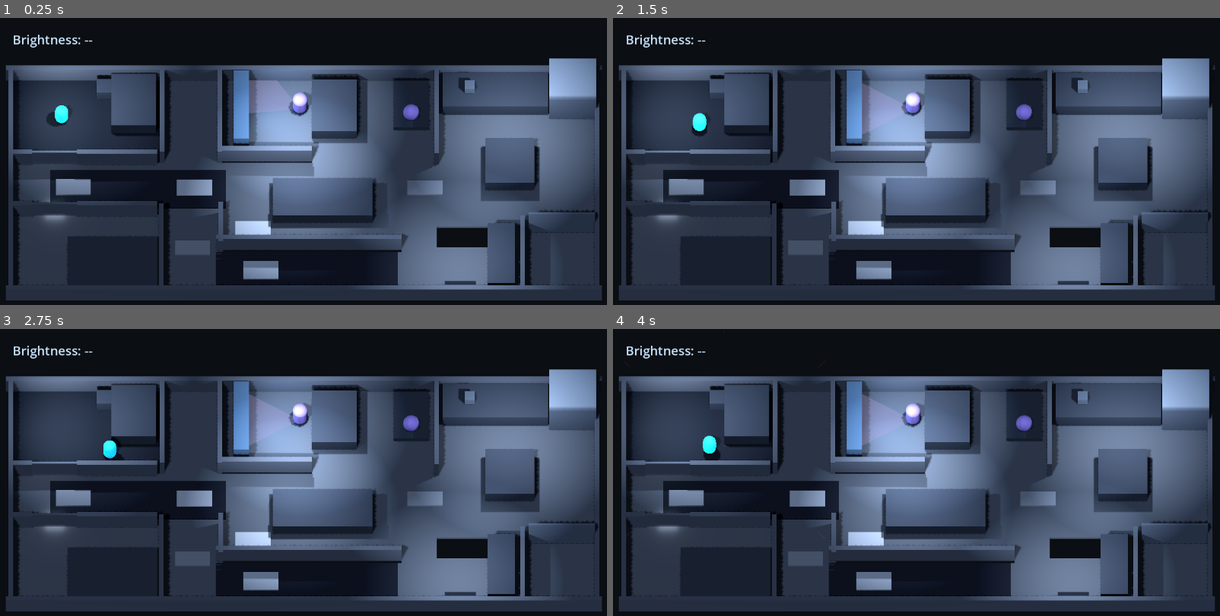
Above: before the commit, frames 1-4 (two rows, left to right).
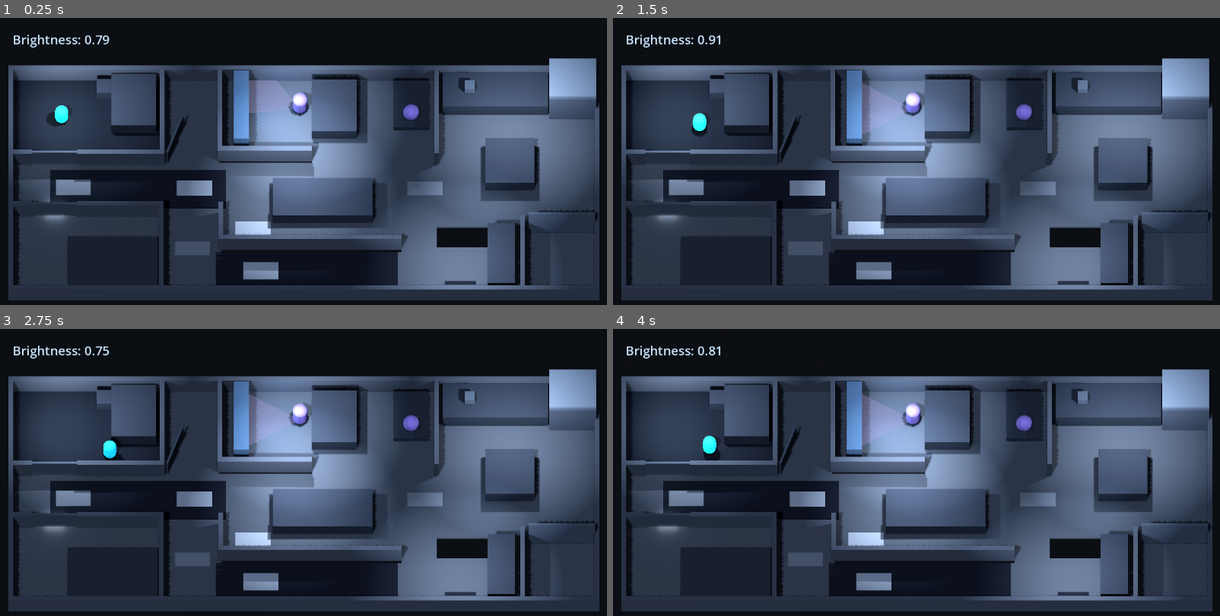
Above: after the commit, the same moments.

Repository: mrglass86/gmtk-gamejam-2026
Game: Godot game, scene res://scenes/Main.tscn
Same seed, same stepped clock (60 frames per second), same inputs: the game is played once before the commit and once after it.
Inputs:
- Up to frame 1 (0.25 s): no input
- Up to frame 2 (1.5 s): hold D (move_right) 0.53-1.28 s; hold E (interact) 0.53-1.28 s; hold S (move_back) from 1.28 s (still down); tap Shift (run) at 1.35 s
- Up to frame 3 (2.75 s): release S (move_back) at 2.03 s; hold D (move_right) from 2.03 s (still down); hold E (interact) from 2.03 s (still down)
- Up to frame 4 (4 s): release D (move_right) at 2.78 s; release E (interact) at 2.78 s; hold W (move_forward) 2.78-3.53 s; tap Shift (run) at 2.85 s; tap Enter at 3.5 s; hold A (move_left) from 3.53 s (still down); hold E (interact) from 3.53 s (still down)

The runs differ from the first frame. In frame 1, 0.6% of the frame differs, in the area x 0-100%, y 6-99%; in frame 2, 0.6%; in frame 3, 0.6%; in frame 4, 0.6%.

Commit message:
Fix A4.1 playtest regressions

Diff:
--- a/game/scenes/Main.tscn
+++ b/game/scenes/Main.tscn
@@ -1,9 +1,9 @@
-[gd_scene load_steps=28 format=3]
+[gd_scene load_steps=25 format=3]
 
 [ext_resource type="Script" path="res://scripts/Main.gd" id="1_main"]
 [ext_resource type="Script" path="res://scripts/LevelBuilder.gd" id="2_level"]
 [ext_resource type="Script" path="res://scripts/CameraRig.gd" id="3_camera"]
-[ext_resource type="Script" path="res://scripts/AgentStub.gd" id="4_agent"]
+[ext_resource type="Script" path="res://scripts/Pet.gd" id="4_pet"]
 [ext_resource type="Script" path="res://scripts/BrightnessReadout.gd" id="5_readout"]
 [ext_resource type="Script" path="res://scripts/Player.gd" id="6_player"]
 [ext_resource type="Script" path="res://scripts/NoiseIndicatorManager.gd" id="7_indicator_manager"]
@@ -65,15 +65,6 @@
 albedo_color = Color(0.44, 0.47, 0.51, 1)
 roughness = 0.9
 
-[sub_resource type="BoxShape3D" id="BedroomDoorShape"]
-size = Vector3(2.3, 1.2, 0.12)
-
-[sub_resource type="BoxShape3D" id="FridgeDoorShape"]
-size = Vector3(2.4, 2.1, 0.12)
-
-[sub_resource type="BoxShape3D" id="PantryDoorShape"]
-size = Vector3(3.4, 2.0, 0.12)
-
 [sub_resource type="SphereMesh" id="SnackMesh"]
 radius = 0.25
 height = 0.5
@@ -112,50 +103,49 @@
 enabled = true
 
 [node name="CreakTeacher" parent="Level" instance=ExtResource("8_noise_surface")]
-position = Vector3(-11.8, 0.06, -0.05)
+position = Vector3(-11.8, 0.02, -0.05)
 loudness_multiplier = 3.0
 surface_size = Vector2(1.8, 0.9)
 surface_group = &"surface_creaky"
 surface_color = Color(0.607843, 0.627451, 0.647059, 1)
 
 [node name="CreakKitchen" parent="Level" instance=ExtResource("8_noise_surface")]
-position = Vector3(6.2, 0.06, 0.0)
+position = Vector3(6.2, 0.0, 0.0)
 loudness_multiplier = 3.0
 surface_size = Vector2(1.8, 0.8)
 surface_group = &"surface_creaky"
 surface_color = Color(0.607843, 0.627451, 0.647059, 1)
 
 [node name="CreakAdult" parent="Level" instance=ExtResource("8_noise_surface")]
-position = Vector3(-5.7, 0.06, 3.5)
+position = Vector3(-5.7, 0.0, 3.5)
 loudness_multiplier = 3.0
 surface_size = Vector2(1.8, 0.8)
 surface_group = &"surface_creaky"
 surface_color = Color(0.607843, 0.627451, 0.647059, 1)
 
 [node name="ToyHallRug" parent="Level" instance=ExtResource("8_noise_surface")]
-position = Vector3(-5.6, 0.06, 0.0)
+position = Vector3(-5.6, 0.02, 0.0)
 loudness_multiplier = 4.0
 surface_size = Vector2(1.8, 0.9)
 surface_group = &"surface_toys"
 surface_color = Color(0.768627, 0.788235, 0.807843, 1)
 
 [node name="ToyDining" parent="Level" instance=ExtResource("8_noise_surface")]
-position = Vector3(-2.6, 0.06, 2.4)
+position = Vector3(-2.6, 0.0, 2.4)
 loudness_multiplier = 4.0
 surface_size = Vector2(1.8, 0.9)
 surface_group = &"surface_toys"
 surface_color = Color(0.768627, 0.788235, 0.807843, 1)
 
 [node name="ToyCarpet" parent="Level" instance=ExtResource("8_noise_surface")]
-position = Vector3(-2.2, 0.06, 4.8)
+position = Vector3(-2.2, 0.0, 4.8)
 loudness_multiplier = 4.0
 surface_size = Vector2(1.8, 1.0)
 surface_group = &"surface_toys"
 surface_color = Color(0.768627, 0.788235, 0.807843, 1)
 
-[node name="Player" type="CharacterBody3D" parent="."]
+[node name="Player" type="CharacterBody3D" parent="." groups=["player"]]
 position = Vector3(-12.4, 0.6, -4.0)
-groups = ["player"]
 script = ExtResource("6_player")
 
 [node name="Capsule" type="MeshInstance3D" parent="Player"]
@@ -204,7 +194,7 @@
 
 [node name="Pet" type="Node3D" parent="."]
 position = Vector3(5.5, 0.42, -4.2)
-script = ExtResource("4_agent")
+script = ExtResource("4_pet")
 
 [node name="Body" type="MeshInstance3D" parent="Pet"]
 mesh = SubResource("SphereMesh_pet")
@@ -233,10 +223,6 @@
 mesh = SubResource("DoorPanelMesh")
 material_override = SubResource("DoorPanelMaterial")
 
-[node name="CollisionShape3D" type="CollisionShape3D" parent="Fridge/DoorVisual"]
-position = Vector3(1.2, 1.05, 0)
-shape = SubResource("FridgeDoorShape")
-
 [node name="Pantry" type="Node3D" parent="."]
 position = Vector3(13.2, 0.0, 2.5)
 script = ExtResource("9_door")
@@ -252,10 +238,6 @@
 mesh = SubResource("DoorPanelMesh")
 material_override = SubResource("DoorPanelMaterial")
 
-[node name="CollisionShape3D" type="CollisionShape3D" parent="Pantry/DoorVisual"]
-position = Vector3(1.7, 1.0, 0)
-shape = SubResource("PantryDoorShape")
-
 [node name="BedroomDoor" type="Node3D" parent="."]
 position = Vector3(-12.75, 0.0, -1.5)
 script = ExtResource("9_door")
@@ -269,10 +251,6 @@
 scale = Vector3(2.3, 1.2, 0.12)
 mesh = SubResource("DoorPanelMesh")
 material_override = SubResource("DoorPanelMaterial")
-
-[node name="CollisionShape3D" type="CollisionShape3D" parent="BedroomDoor/DoorVisual"]
-position = Vector3(1.15, 0.6, 0)
-shape = SubResource("BedroomDoorShape")
 
 [node name="Snack" type="Node3D" parent="."]
 position = Vector3(13.5, 0.3, 0.0)
--- a/game/scripts/LevelBuilder.gd
+++ b/game/scripts/LevelBuilder.gd
@@ -56,22 +56,24 @@
 
 
 func _build_walls() -> void:
-	_add_wall("NorthWall", Vector3(0.0, wall_height * 0.5, -6.4), Vector3(30.5, wall_height, wall_thickness))
-	_add_wall("SouthWall", Vector3(0.0, wall_height * 0.5, 6.4), Vector3(30.5, wall_height, wall_thickness))
+	_add_wall("NorthWall", Vector3(0.0, wall_height * 0.5, -6.4), Vector3(30.25, wall_height, wall_thickness))
+	_add_wall("SouthWall", Vector3(0.0, wall_height * 0.5, 6.4), Vector3(30.25, wall_height, wall_thickness))
 	_add_wall("WestWall", Vector3(-15.0, wall_height * 0.5, 0.0), Vector3(wall_thickness, wall_height, 13.05))
 	_add_wall("EastWall", Vector3(15.0, wall_height * 0.5, 0.0), Vector3(wall_thickness, wall_height, 13.05))
-	_add_wall("KidSouthA", Vector3(-14.45, wall_height * 0.5, -1.5), Vector3(1.1, wall_height, wall_thickness))
-	_add_wall("KidSouthB", Vector3(-9.55, wall_height * 0.5, -1.5), Vector3(4.1, wall_height, wall_thickness))
-	_add_wall("KidBathDivider", Vector3(-7.25, wall_height * 0.5, -3.95), Vector3(wall_thickness, wall_height, 4.9))
-	_add_wall("BathLivingDivider", Vector3(-4.3, wall_height * 0.5, -3.95), Vector3(wall_thickness, wall_height, 4.9))
-	_add_wall("LivingSouth", Vector3(-1.95, wall_height * 0.5, -1.7), Vector3(4.7, wall_height, wall_thickness))
-	_add_wall("DogKitchenDivider", Vector3(6.8, wall_height * 0.5, -3.9), Vector3(wall_thickness, wall_height, 5.0))
-	_add_wall("AdultNorthA", Vector3(-14.45, wall_height * 0.5, 1.5), Vector3(1.1, wall_height, wall_thickness))
-	_add_wall("AdultNorthB", Vector3(-9.55, wall_height * 0.5, 1.5), Vector3(4.1, wall_height, wall_thickness))
-	_add_wall("AdultEast", Vector3(-7.3, wall_height * 0.5, 3.95), Vector3(wall_thickness, wall_height, 4.9))
-	_add_wall("LVertical", Vector3(-4.25, wall_height * 0.5, 2.55), Vector3(wall_thickness, wall_height, 2.3))
-	_add_wall("LHorizontal", Vector3(0.25, wall_height * 0.5, 3.45), Vector3(9.5, wall_height, wall_thickness))
-	_add_wall("PantryWest", Vector3(11.2, wall_height * 0.5, 4.3), Vector3(wall_thickness, wall_height, 4.2))
+	# Junction ends cover the adjoining wall's full thickness without protruding
+	# past its far face. Doorway/open-route ends retain their authored bounds.
+	_add_wall("KidSouthA", Vector3(-14.5125, wall_height * 0.5, -1.5), Vector3(1.225, wall_height, wall_thickness))
+	_add_wall("KidSouthB", Vector3(-9.3625, wall_height * 0.5, -1.5), Vector3(4.475, wall_height, wall_thickness))
+	_add_wall("KidBathDivider", Vector3(-7.25, wall_height * 0.5, -3.95), Vector3(wall_thickness, wall_height, 5.15))
+	_add_wall("BathLivingDivider", Vector3(-4.3, wall_height * 0.5, -4.05), Vector3(wall_thickness, wall_height, 4.95))
+	_add_wall("LivingSouth", Vector3(-2.0125, wall_height * 0.5, -1.7), Vector3(4.825, wall_height, wall_thickness))
+	_add_wall("DogKitchenDivider", Vector3(6.8, wall_height * 0.5, -3.9625), Vector3(wall_thickness, wall_height, 5.125))
+	_add_wall("AdultNorthA", Vector3(-14.5125, wall_height * 0.5, 1.5), Vector3(1.225, wall_height, wall_thickness))
+	_add_wall("AdultNorthB", Vector3(-9.3875, wall_height * 0.5, 1.5), Vector3(4.425, wall_height, wall_thickness))
+	_add_wall("AdultEast", Vector3(-7.3, wall_height * 0.5, 3.95), Vector3(wall_thickness, wall_height, 5.15))
+	_add_wall("LVertical", Vector3(-4.25, wall_height * 0.5, 2.4875), Vector3(wall_thickness, wall_height, 2.175))
+	_add_wall("LHorizontal", Vector3(0.3125, wall_height * 0.5, 3.45), Vector3(9.375, wall_height, wall_thickness))
+	_add_wall("PantryWest", Vector3(11.2, wall_height * 0.5, 4.3625), Vector3(wall_thickness, wall_height, 4.325))
 
 
 func _build_props() -> void:
@@ -90,6 +92,7 @@
 	_add_prop("KitchenSpeaker", Vector3(8.5, 1.15, -5.3), Vector3(0.5, 0.5, 0.5), Color("#6f7882"))
 	_add_visual_prop("FrontDoor", Vector3(8.0, 0.575, 6.3), Vector3(2.4, 1.15, 0.15), Color("#59616b"))
 	_add_visual_prop("DoorMat", Vector3(8.0, 0.01, 5.85), Vector3(1.6, 0.02, 0.9), carpet_color)
+	_add_ajar_bathroom_door()
 
 
 func _build_lights() -> void:
@@ -186,6 +189,18 @@
 	add_child(prop)
 
 
+func _add_ajar_bathroom_door() -> void:
+	var hinge: Node3D = Node3D.new()
+	hinge.name = "BathroomDoor"
+	hinge.position = Vector3(-7.0, 0.0, -1.5)
+	hinge.rotation_degrees.y = 70.0
+	var panel: Node3D = Node3D.new()
+	panel.position = Vector3(1.15, 0.575, 0.0)
+	_add_box_visual(panel, Vector3(2.3, 1.15, 0.12), Color("#59616b"))
+	hinge.add_child(panel)
+	add_child(hinge)
+
+
 func _add_omni(node_name: String, zone: String, position_value: Vector3, energy_scale: float) -> void:
 	var light: OmniLight3D = OmniLight3D.new()
 	light.name = node_name
--- a/game/scripts/Main.gd
+++ b/game/scripts/Main.gd
@@ -43,6 +43,9 @@
 		_verify_ambient_masks()
 		get_tree().quit()
 		return
+	if OS.get_cmdline_user_args().has("--verify-a41"):
+		_verify_a41_playtest_fixes()
+		return
 	var capture_path: String = _capture_path_from_args()
 	if not capture_path.is_empty():
 		_capture_layout(capture_path)
@@ -166,6 +169,102 @@
 	NoiseSystem.set_ambient_source_enabled("kitchen_speaker", true)
 	assert(is_equal_approx(NoiseSystem.get_mask_at(speaker_position), speaker_mask))
 	print("A4 verification passed: TV/speaker masks register and vanish when disabled.")
+
+
+func _verify_a41_playtest_fixes() -> void:
+	for settle_frame: int in range(12):
+		await get_tree().physics_frame
+
+	var player: CharacterBody3D = get_tree().get_first_node_in_group("player") as CharacterBody3D
+	assert(player != null, "Brightness/player lookup group is not wired.")
+
+	var hazard_names: PackedStringArray = [
+		"CreakTeacher",
+		"CreakKitchen",
+		"CreakAdult",
+		"ToyHallRug",
+		"ToyDining",
+		"ToyCarpet",
+	]
+	for hazard_name: String in hazard_names:
+		var hazard: NoiseSurface = get_node("Level/%s" % hazard_name) as NoiseSurface
+		assert(hazard.surface_height <= 0.03, "%s is too tall to walk over." % hazard_name)
+		var collisions: Array[Node] = hazard.find_children("*", "CollisionShape3D", true, false)
+		assert(collisions.size() == 1, "%s needs exactly one overlay collider." % hazard_name)
+		var collision: CollisionShape3D = collisions[0] as CollisionShape3D
+		assert(collision.position.y >= 0.0, "%s collision is not floor-flush." % hazard_name)
+
+	var bathroom_door: Node3D = get_node("Level/BathroomDoor") as Node3D
+	assert(
+		bathroom_door.find_children("*", "CollisionObject3D", true, false).is_empty(),
+		"Bathroom door dressing added collision to the walkway."
+	)
+	_verify_wall_junctions()
+
+	var indicator_manager: Node3D = $NoiseIndicatorManager
+	assert(indicator_manager.get_child_count() == 0)
+	assert(is_equal_approx(float(player.get("_current_surface_multiplier")), 0.2))
+	Input.action_press("move_right")
+	await get_tree().create_timer(0.5).timeout
+	Input.action_release("move_right")
+	await get_tree().process_frame
+	assert(
+		indicator_manager.get_child_count() == 0,
+		"Sneaking on kid-room carpet rendered a noise indicator."
+	)
+
+	NoiseSystem.emit_noise(player.global_position, 0.24, player)
+	await get_tree().process_frame
+	assert(indicator_manager.get_child_count() == 0, "Sub-threshold noise rendered.")
+	NoiseSystem.emit_noise(player.global_position, 0.4, player)
+	await get_tree().process_frame
+	assert(indicator_manager.get_child_count() == 1, "Audible noise did not render one ring.")
+	var indicator: Node3D = indicator_manager.get_child(0) as Node3D
+	var anchored_position: Vector3 = indicator.global_position
+	player.global_position += Vector3(0.5, 0.0, 0.0)
+	await get_tree().process_frame
+	assert(
+		indicator.global_position.is_equal_approx(anchored_position),
+		"Noise indicator followed the player instead of staying world-anchored."
+	)
+	await get_tree().create_timer(1.3).timeout
+	assert(indicator_manager.get_child_count() == 0, "Noise indicator did not expire.")
+	print("A4.1 verification passed: seams, overlays, set dressing, brightness lookup, and rings.")
+	get_tree().quit()
+
+
+func _verify_wall_junctions() -> void:
+	var junctions: Array[PackedStringArray] = [
+		PackedStringArray(["NorthWall", "WestWall"]),
+		PackedStringArray(["NorthWall", "EastWall"]),
+		PackedStringArray(["SouthWall", "WestWall"]),
+		PackedStringArray(["SouthWall", "EastWall"]),
+		PackedStringArray(["KidSouthA", "WestWall"]),
+		PackedStringArray(["KidSouthB", "KidBathDivider"]),
+		PackedStringArray(["KidBathDivider", "NorthWall"]),
+		PackedStringArray(["BathLivingDivider", "NorthWall"]),
+		PackedStringArray(["BathLivingDivider", "LivingSouth"]),
+		PackedStringArray(["DogKitchenDivider", "NorthWall"]),
+		PackedStringArray(["AdultNorthA", "WestWall"]),
+		PackedStringArray(["AdultNorthB", "AdultEast"]),
+		PackedStringArray(["AdultEast", "SouthWall"]),
+		PackedStringArray(["LVertical", "LHorizontal"]),
+		PackedStringArray(["PantryWest", "SouthWall"]),
+	]
+	var minimum_overlap: float = 0.249
+	for junction: PackedStringArray in junctions:
+		var first_aabb: AABB = _wall_world_aabb(get_node("Level/%s" % junction[0]) as Node3D)
+		var second_aabb: AABB = _wall_world_aabb(get_node("Level/%s" % junction[1]) as Node3D)
+		var overlap: Vector3 = first_aabb.intersection(second_aabb).size
+		assert(
+			overlap.x >= minimum_overlap and overlap.z >= minimum_overlap,
+			"Wall seam at %s/%s has only %s overlap." % [junction[0], junction[1], overlap]
+		)
+
+
+func _wall_world_aabb(wall: Node3D) -> AABB:
+	var mesh_instance: MeshInstance3D = wall.get_child(0) as MeshInstance3D
+	return mesh_instance.global_transform * mesh_instance.get_aabb()
 
 
 func _capture_path_from_args() -> String:
--- a/game/scripts/NoiseIndicatorManager.gd
+++ b/game/scripts/NoiseIndicatorManager.gd
@@ -23,5 +23,6 @@
 	var previous_time: float = _last_event_time.get(source_id, -INF)
 	_last_event_time[source_id] = now
 	var indicator: Node3D = INDICATOR_SCENE.instantiate() as Node3D
+	indicator.top_level = true
 	indicator.call("configure", pos, loudness, now - previous_time <= sustained_event_gap)
 	add_child(indicator)
--- a/game/scripts/NoiseSurface.gd
+++ b/game/scripts/NoiseSurface.gd
@@ -7,12 +7,13 @@
 @export var loudness_multiplier: float = 3.0
 @export var radius: float = 0.7
 @export var surface_size: Vector2 = Vector2.ZERO
-@export var surface_height: float = 0.12
+@export_range(0.005, 0.03, 0.005) var surface_height: float = 0.02
 @export var surface_group: StringName = &"surface_creaky"
 @export var surface_color: Color = Color("#9BA0A5")
 
 
 func _ready() -> void:
+	surface_height = clampf(surface_height, 0.005, 0.03)
 	add_to_group(surface_group)
 	add_to_group("nav_source")
 	_build_surface()
@@ -45,8 +46,10 @@
 	material.roughness = 1.0
 	mesh_instance.mesh = mesh
 	mesh_instance.material_override = material
+	mesh_instance.position.y = surface_height * 0.5
 	add_child(mesh_instance)
 
 	var collision: CollisionShape3D = CollisionShape3D.new()
 	collision.shape = shape
+	collision.position.y = surface_height * 0.5
 	add_child(collision)
Not shown, changed: gamejam/WIRING.md
Not shown, changed: gamejam/handoffs/2026-07-23-a0-layout.png
